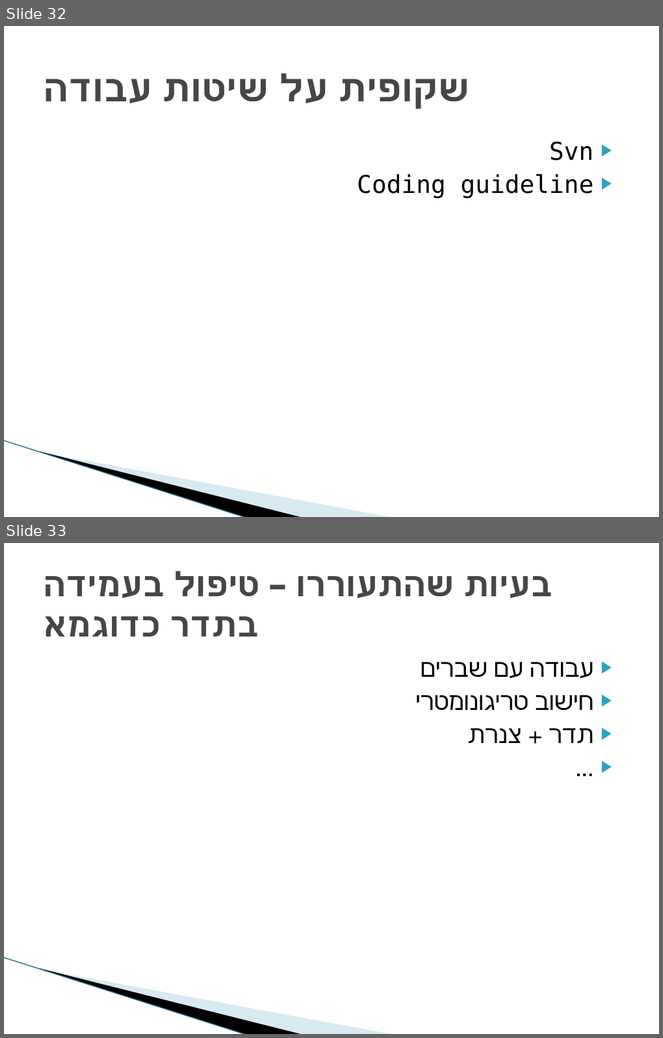
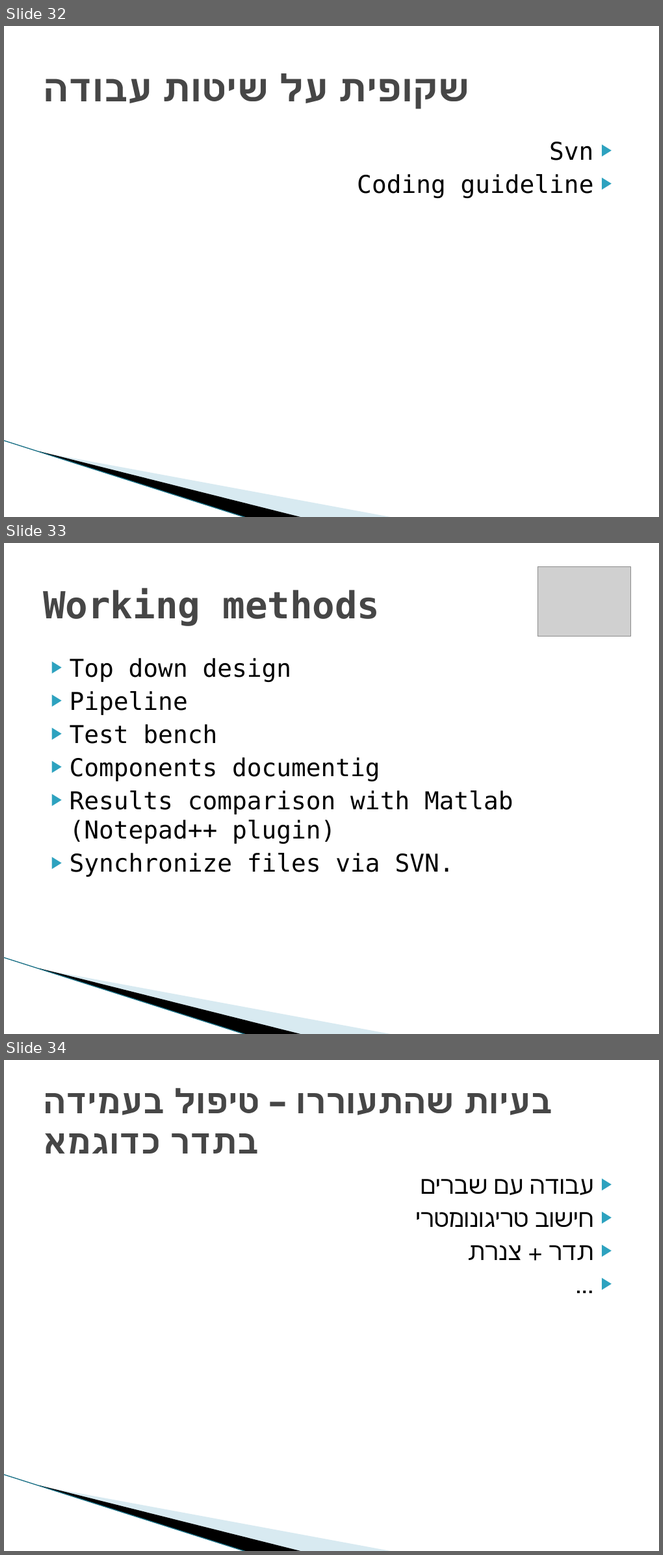
Before and after one commit to shizzz88/image-rotation-technion-ee, a slide deck: Presentation/Final_part_A_Presentation.pptx. Shown one above the other, each under a label of ours: slides 32 and 33 before the commit, slides 32, 33 and 34 after it. The pictures are 663x1038 and 663x1555 pixels, drawn with LibreOffice and Linux fonts; fonts in the diff are those of the drawing; grey boxes stand for pictures; background and template pictures are left out. Boxes give left, top, right and bottom in pixels: in the first picture for what was removed or moved away, otherwise in the second. Text is boxed around its words. In the diff, an @@ line names an element or a change of style, - is before the commit and + after.

```diff
--- a/Presentation/Final_part_A_Presentation.pptx
+++ b/Presentation/Final_part_A_Presentation.pptx
@@ slide 33 added at <box>4,543,659,1034</box>, background #FFFFFF; not listed: 3 template elements that a slide beside it also shows @@
@@ picture added at <box>538,566,631,636</box> @@
@@ title added at <box>43,588,380,626</box>, 41 pt, text #464646, bold @@
+Working methods
@@ text added at <box>70,658,514,877</box>, 27 pt, text #000000 @@
+▶ Top down design
+▶ Pipeline
+▶ Test bench
+▶ Components documentig
+▶ Results comparison with Matlab (Notepad++ plugin)
+▶ Synchronize files via SVN.
@@ what was slide 33 is now slide 34 @@
```
Also in this commit, not shown: 1 slide changed, 2 other slides added, 1 other file.
